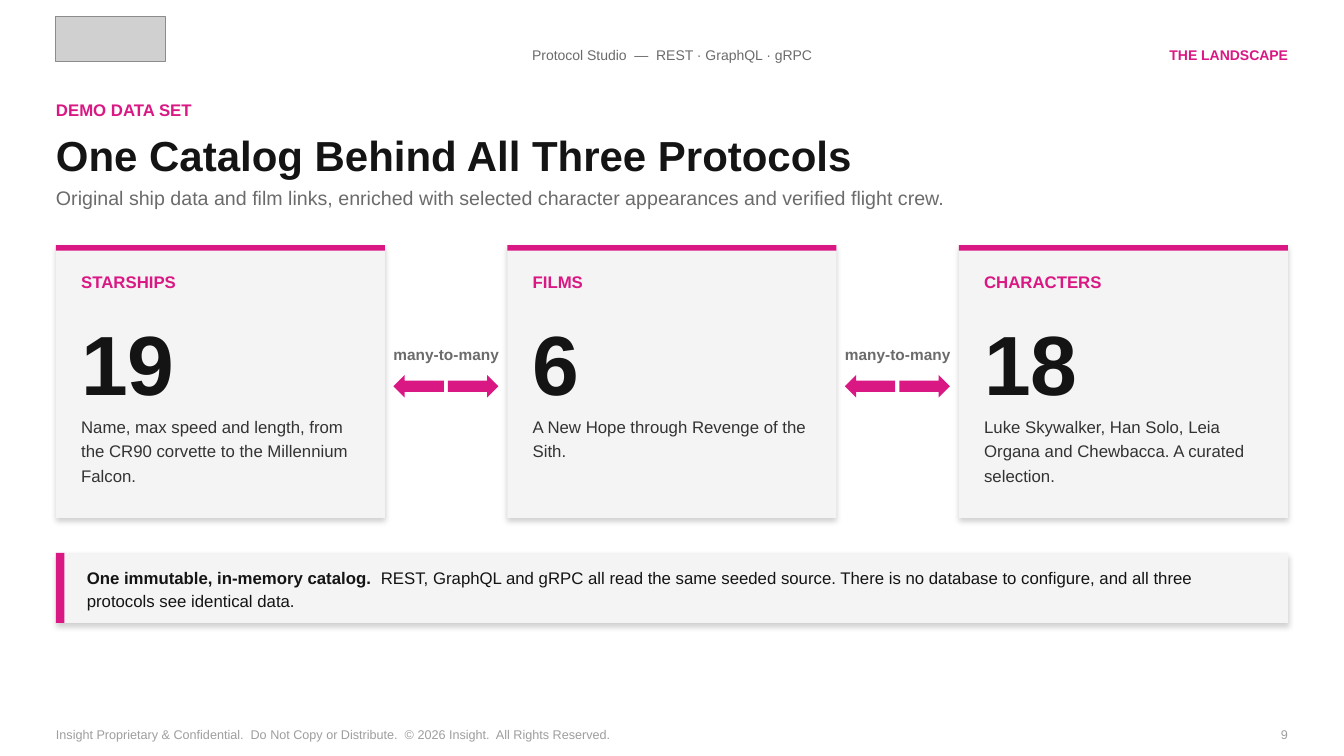
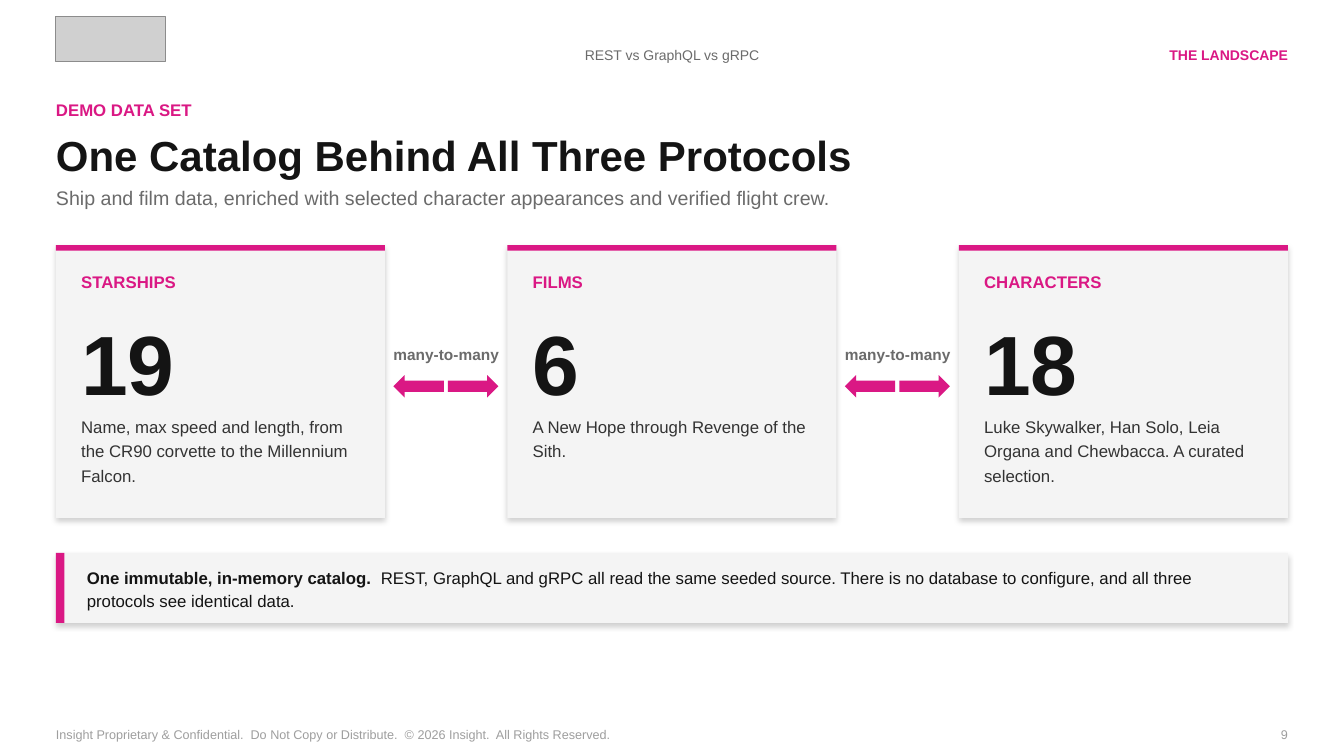
Before and after one commit to spietrek-insight/rest-graphql-grpc-ai-routing, a slide deck: slide 9 of presentation/rest-graphql-grpc-ai-routing-v6.pptx. Drawn at 1344x756 pixels with LibreOffice and Linux fonts; fonts in the diff are those of the drawing; grey boxes stand for pictures. Boxes give left, top, right and bottom in pixels: in the first picture for what was removed or moved away, otherwise in the second. Text is boxed around its words. In the diff, an @@ line names an element or a change of style, - is before the commit and + after.

```diff
--- a/presentation/rest-graphql-grpc-ai-routing-v6.pptx
+++ b/presentation/rest-graphql-grpc-ai-routing-v6.pptx
@@ text at bbox=[585, 50, 759, 63]: text changed @@
-Protocol Studio — REST · GraphQL · gRPC
+REST vs GraphQL vs gRPC
@@ text at bbox=[56, 191, 829, 209]: text changed @@
-Original ship data and film links, enriched with selected character appearances and verified flight crew.
+Ship and film data, enriched with selected character appearances and verified flight crew.
```
Also in this commit, not shown: 28 other slides changed, 1 other file.
